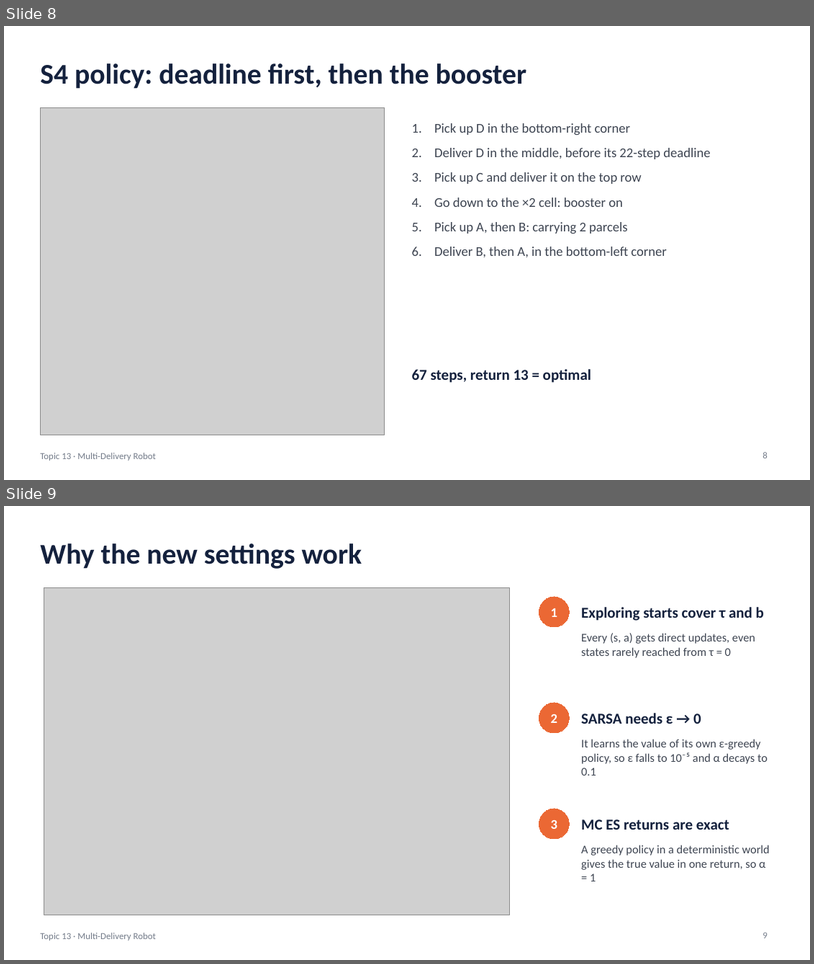
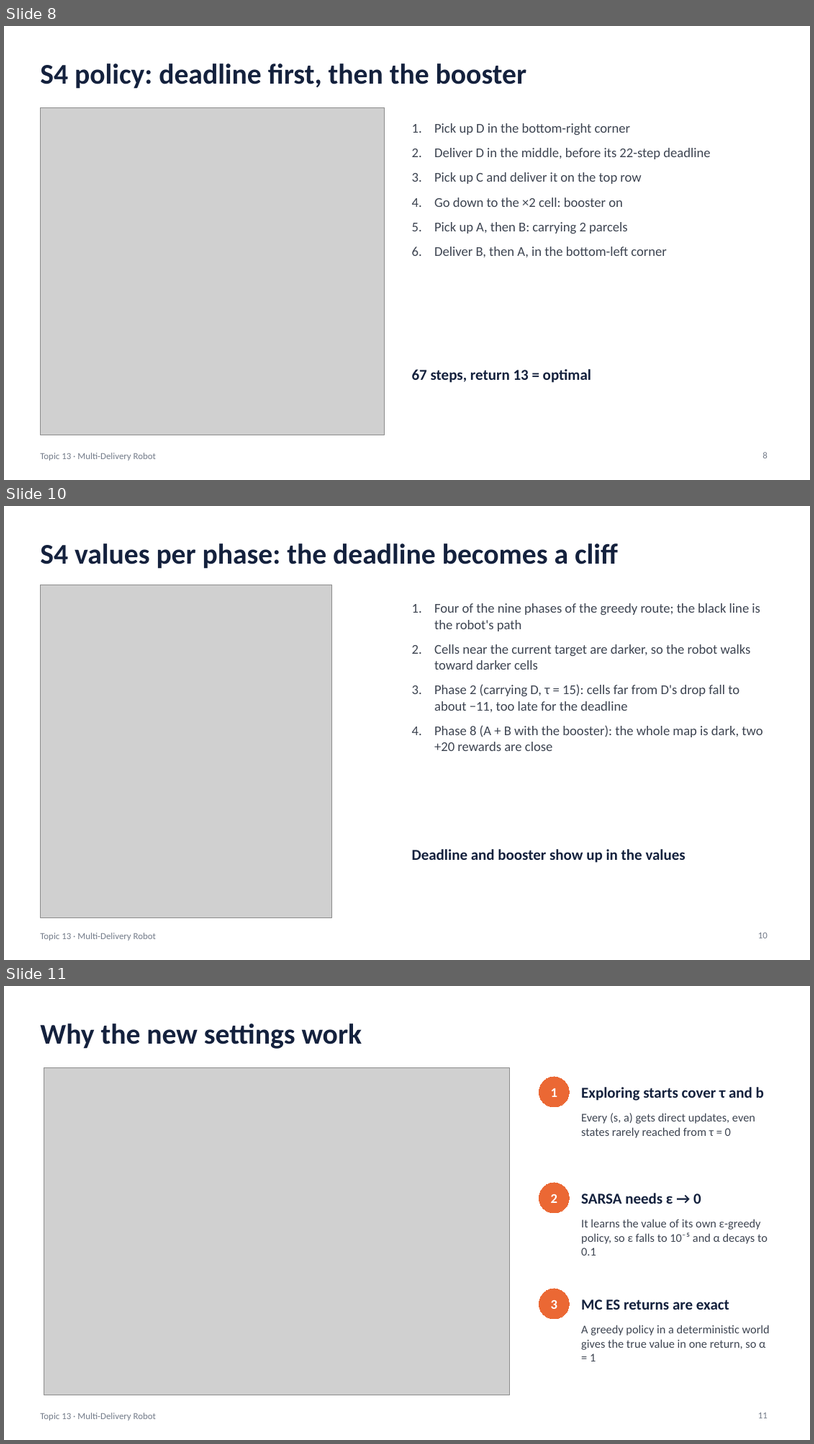
Before and after one commit to Qwup2112/multi-delivery-robot-rl, a slide deck: Nguyen_Quang_Trungg-22011211/Slides_Topic13_MultiDeliveryRobot.pptx. Shown one above the other, each under a label of ours: slides 8 and 9 before the commit, slides 8, 10 and 11 after it; the slides between them are not shown. The pictures are 814x964 and 814x1444 pixels, drawn with LibreOffice and Linux fonts; fonts in the diff are those of the drawing; grey boxes stand for pictures. Boxes give left, top, right and bottom in pixels: in the first picture for what was removed or moved away, otherwise in the second. Text is boxed around its words. In the diff, an @@ line names an element or a change of style, - is before the commit and + after.

```diff
--- a/Nguyen_Quang_Trungg-22011211/Slides_Topic13_MultiDeliveryRobot.pptx
+++ b/Nguyen_Quang_Trungg-22011211/Slides_Topic13_MultiDeliveryRobot.pptx
@@ slide 10 added at bbox=[4, 506, 810, 960], background #FFFFFF; not listed: 1 template element that a slide beside it also shows @@
@@ title added at bbox=[40, 543, 618, 569], 34 pt, text #14213D, bold @@
+S4 values per phase: the deadline becomes a cliff
@@ picture added at bbox=[40, 584, 332, 917] @@
@@ text added at bbox=[435, 603, 763, 751], 16 pt, text #3D4451 @@
+1. Four of the nine phases of the greedy route; the black line is the robot's path
+2. Cells near the current target are darker, so the robot walks toward darker cells
+3. Phase 2 (carrying D, τ = 15): cells far from D's drop fall to about −11, too late for the deadline
+4. Phase 8 (A + B with the booster): the whole map is dark, two +20 rewards are close
@@ text added at bbox=[412, 849, 686, 862], 18 pt, text #14213D, bold @@
+Deadline and booster show up in the values
@@ page number added at bbox=[759, 932, 768, 938], 11 pt, text #737B89 @@
+10
@@ what was slide 9 is now slide 11 @@
@@ page number at bbox=[759, 1412, 768, 1418]: text changed @@
-9
+11
```
Also in this commit, not shown: 1 other slide added, 3 other files.
